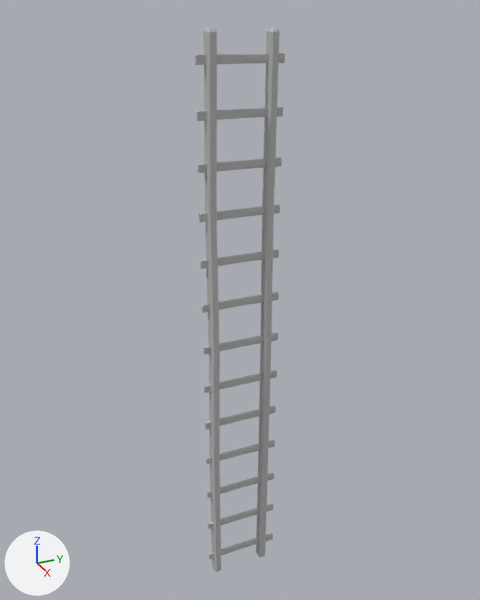
The FBX model Assets/Models/Sewer_Blockout/SM_Ladder_A.fbx, before and after one commit.
Before and after are seen from a 50 mm lens placed at (10.33, -4.67, 6.08), pointed at (-0.34, 0.13, 0.74). Arrows for +X, +Y and +Z are at lower left; the lights stay in place. The older version comes first.

Before the edit, the objects in view are built like this:
```python
me_mesh = bpy.data.meshes.new('Mesh')
me_mesh.from_pydata(...)  # 512 vertices, 542 faces; spans x -16.7..16.7, y -60.3..60.3, z -8.6..8.6
me_mesh.materials.append(mat_lambert3)  # grey #bcbcbc
ob_ladder_a = bpy.data.objects.new('Ladder_A', me_mesh)
ob_ladder_a.location = (0.0, 0.0, 0.0)
ob_ladder_a.rotation_euler = (1.571, 0.255, 0.0)  # degrees (90, 15, 0)
ob_ladder_a.scale = (0.0906, 0.0906, 0.0906)
```
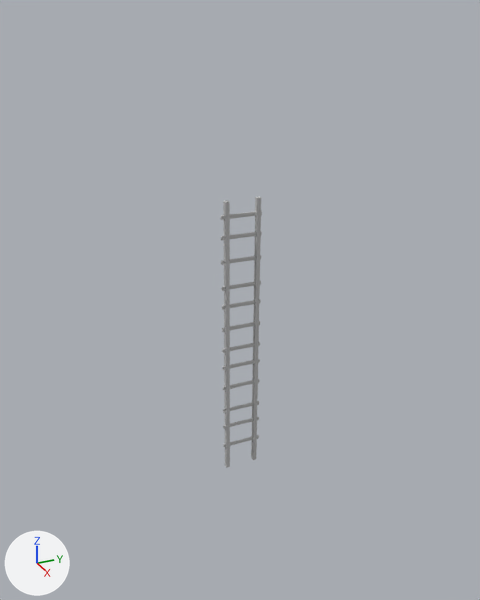
Edits to the bpy script that builds the scene:
```text
Change me_mesh:
    used by ob_ladder_a; location = (0.0, 0.0, 0.0); rotation_euler = (1.571, 0.255, 0.0), in degrees (90, 15, 0); scale = (0.0906, 0.0906, 0.0906)
    remove me_mesh.from_pydata(...)  # 512 vertices, 542 faces; spans x -16.7..16.7, y -60.3..60.3, z -8.6..8.6
    add me_mesh.from_pydata(...)  # 448 vertices, 476 faces; spans x -5.4..5.4, y -284.5..284.5, z -39.5..39.5
    me_mesh part 1: the loose piece of 32 vertices spanning x 13.9..15.0, y -56.1..-54.0, z -8.6..8.6 is turned -14.6 degrees about the z axis through its middle and scaled by 4.58, then moved by (-13.5, -174.3, 0.0)
    me_mesh part 2: the loose piece of 32 vertices spanning x 11.4..12.5, y -46.9..-44.9, z -8.6..8.6 is turned -14.6 degrees about the z axis through its middle and scaled by 4.58, then moved by (-11.0, -137.4, 0.0)
    me_mesh part 3: the loose piece of 32 vertices spanning x 9.0..10.0, y -37.8..-35.7, z -8.6..8.6 is turned -14.6 degrees about the z axis through its middle and scaled by 4.58, then moved by (-8.5, -108.4, 0.0)
    me_mesh part 4: the loose piece of 32 vertices spanning x -8.2..-7.1, y 26.4..28.4, z -8.6..8.6 is turned -14.6 degrees about the z axis through its middle and scaled by 4.58, then moved by (8.6, 8.8, 0.0)
    me_mesh part 5: the loose piece of 32 vertices spanning x -5.7..-4.7, y 17.2..19.3, z -8.6..8.6 is turned -14.6 degrees about the z axis through its middle and scaled by 4.58, then moved by (6.2, 64.0, 0.0)
    me_mesh part 6: the loose piece of 32 vertices spanning x -15.0..-14.0, y 54.0..56.1, z -8.6..8.6 is turned -14.6 degrees about the z axis through its middle and scaled by 4.58, then moved by (15.5, 65.4, 0.0)
    me_mesh part 7: the loose piece of 32 vertices spanning x 6.5..7.6, y -28.6..-26.5, z -8.6..8.6 is turned -14.6 degrees about the z axis through its middle and scaled by 4.58, then moved by (-6.1, -65.3, 0.0)
    me_mesh part 8: the loose piece of 32 vertices spanning x 4.1..5.1, y -19.4..-17.4, z -8.6..8.6 is turned -14.6 degrees about the z axis through its middle and scaled by 4.58, then moved by (-3.6, -28.4, 0.0)
    me_mesh part 9: the loose piece of 32 vertices spanning x 1.8..2.9, y -10.2..-8.1, z -8.6..8.6 is turned -14.6 degrees about the z axis through its middle and scaled by 4.58, then moved by (-1.4, 0.5, 0.0)
    me_mesh part 10: the loose piece of 32 vertices spanning x -12.8..-11.7, y 44.8..46.9, z -8.6..8.6 is turned -14.6 degrees about the z axis through its middle and scaled by 4.58, then moved by (13.2, 125.7, 0.0)
    me_mesh part 11: the loose piece of 32 vertices spanning x -10.5..-9.4, y 35.6..37.7, z -8.6..8.6 is turned -14.6 degrees about the z axis through its middle and scaled by 4.58, then moved by (10.9, 181.0, 0.0)
    me_mesh part 12: the loose piece of 32 vertices spanning x -3.1..-2.0, y 8.1..10.2, z -8.6..8.6 is turned -14.6 degrees about the z axis through its middle and scaled by 4.58, then moved by (3.5, 246.6, 0.0)
    me_mesh part 13: a new loose piece of 32 vertices spanning x -5.4..5.4, y -284.5..284.5, z 24.2..35.2, in mat_lambert3 (grey #bcbcbc)
    me_mesh part 14: a new loose piece of 32 vertices spanning x -5.4..5.4, y -284.5..284.5, z -37.0..-26.0, in mat_lambert3 (grey #bcbcbc)
    me_mesh part 15: the loose piece of 48 vertices spanning x -16.7..16.6, y -60.1..60.3, z 5.0..7.5 is deleted
    me_mesh part 16: the loose piece of 48 vertices spanning x -16.6..16.7, y -60.3..60.1, z -7.0..-4.6 is deleted
    me_mesh part 17: the loose piece of 32 vertices spanning x -0.4..0.6, y -1.0..1.1, z -8.6..8.6 is deleted
Change ob_ladder_a:
    ob_ladder_a.rotation_euler: (1.571, 0.255, 0.0) -> (1.571, 0.0, 0.0)  # degrees (90, 15, 0) -> degrees (90, 0, 0)
    ob_ladder_a.scale: (0.0906, 0.0906, 0.0906) -> (0.01, 0.01, 0.01)
```

Changed parts and their boxes [x1, y1, x2, y2] in the pictures (480 x 600 px; the box of a moved part takes in the faces that stretch with it):
'Ladder_A', reshaped, turned, rescaled
    before: [195, 27, 285, 572]
    after: [221, 196, 262, 468]
part 1 of me_mesh, moved or reshaped
    before: [208, 533, 273, 559]
    after: [223, 435, 259, 447]
part 2 of me_mesh, moved or reshaped
    before: [208, 504, 273, 529]
    after: [223, 417, 259, 429]
part 3 of me_mesh, moved or reshaped
    before: [207, 473, 274, 498]
    after: [223, 401, 259, 413]
part 4 of me_mesh, moved or reshaped
    before: [199, 205, 280, 222]
    after: [222, 321, 260, 332]
part 5 of me_mesh, moved or reshaped
    before: [200, 249, 279, 269]
    after: [222, 299, 261, 310]
part 6 of me_mesh, moved or reshaped
    before: [195, 53, 285, 65]
    after: [221, 281, 261, 291]
part 7 of me_mesh, moved or reshaped
    before: [206, 440, 275, 464]
    after: [223, 379, 260, 390]
part 8 of me_mesh, moved or reshaped
    before: [205, 406, 276, 429]
    after: [222, 359, 260, 370]
part 9 of me_mesh, moved or reshaped
    before: [204, 370, 277, 393]
    after: [222, 342, 260, 353]
part 10 of me_mesh, moved or reshaped
    before: [196, 107, 283, 121]
    after: [221, 255, 261, 265]
part 11 of me_mesh, moved or reshaped
    before: [197, 157, 282, 173]
    after: [221, 232, 262, 241]
part 12 of me_mesh, moved or reshaped
    before: [202, 292, 279, 313]
    after: [221, 211, 262, 220]
part 13 of me_mesh, added
    after: [223, 200, 230, 468]
part 14 of me_mesh, added
    after: [251, 196, 261, 460]
part 15 of me_mesh, deleted
    before: [204, 27, 221, 572]
part 16 of me_mesh, deleted
    before: [256, 27, 280, 557]
part 17 of me_mesh, deleted
    before: [203, 333, 278, 354]
